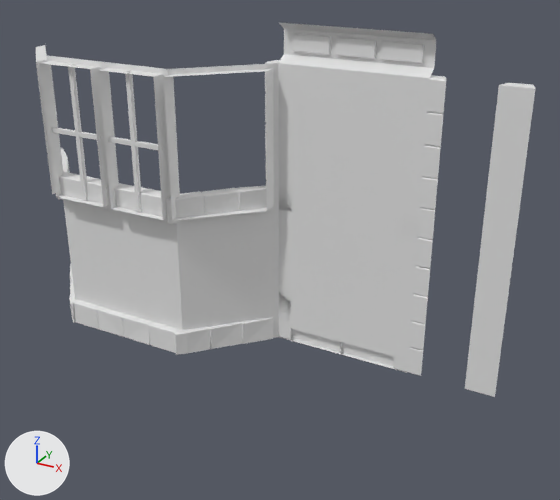
An edit to the Blender file Assets/Resources/Models/Environment/Castle_Modular_Set01.blend, drawn before and after from the same camera.
Camera for both pictures: a 50 mm camera at (3.84, -11.76, 5.79) aimed at (-0.96, -3.03, 1.43). Every picture has the same lights, and +X, +Y and +Z are marked at lower left.

In view in the first picture: 'Cube', 'Cube.001', 'Pillar_Wall', 'Pillar_Wall.001', 'Pillar_Wall.002', 'Wall_Castle_Bottom', 'Wall_Castle_Extentension', 'Wall_Castle_Extentension.001'.
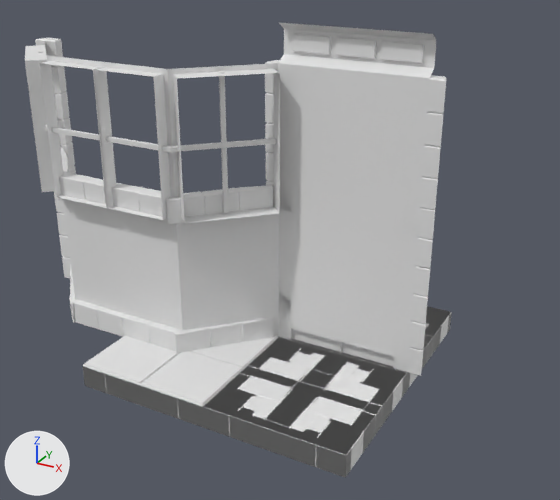
Patch to the scene script:
```diff
--- a/Assets/Resources/Models/Environment/Castle_Modular_Set01.blend.py
+++ b/Assets/Resources/Models/Environment/Castle_Modular_Set01.blend.py
@@ me_cube_006 @@
 me_cube_006.from_pydata(...)  # 168 vertices, 168 faces; spans x -2.0..0.0, y -0.2..1.0, z -0.01..2.0
 # verts and faces of me_cube_006; kept vertices keep their numbers, new ones are numbered from 168
+# me_cube_006 part 1: the loose piece of 8 vertices spanning x -0.5..-0.44, y -0.13..-0.07, z 0.08..1.95 is turned 45 degrees about the z axis through its middle, then moved by (-1.05, 0.51, 0.0)
+# me_cube_006 part 2
+delete_faces([(160, 162, 166, 164)])
+for i in [137, 138, 145, 146]: verts[i] += (0.05, 0.0, 0.0)
+for i in [*range(148, 152)]: verts[i] += (-0.2, 0.0, 0.0)
+for i in [161, 163, 165, 167]: verts[i] += (0.04, 0.0, 0.0)
+verts[168] = (-2.01, 0.91, 1.05)
+verts[169] = (-2.05, 0.87, 1.05)
+verts[170] = (-2.01, 0.91, 0.98)
+verts[171] = (-2.05, 0.87, 0.98)
+for new, old in zip([*range(172, 176)], [*range(168, 172)]): verts[new] = verts[old] + (0.99, -0.99, 0.0)
+faces += [(162, 166, 174, 172), (169, 171, 175, 173), (160, 162, 172, 173), (164, 175, 174, 166), (160, 173, 175, 164), (168, 170, 171, 169)]
+faces += [(168, 172, 174, 170), (170, 174, 175, 171), (168, 169, 173, 172)]
@@ ob_ground_tile @@
 ob_ground_tile = bpy.data.objects.new('Ground_Tile', me_plane)
-ob_ground_tile.location = (-9.0, -9.0, 0.0)
+ob_ground_tile.location = (-2.0, -2.0, 0.0)
 _m = ob_ground_tile.modifiers.new('Mirror', 'MIRROR')
 _m.use_axis = (True, True, False)
-_m = ob_ground_tile.modifiers.new('Array', 'ARRAY')
-_m.count = 10
+_m = ob_ground_tile.modifiers.new('Array.001', 'ARRAY')
 _m.constant_offset_displace = (0.0, 0.0, 0.0)
-_m = ob_ground_tile.modifiers.new('Array.001', 'ARRAY')
-_m.count = 10
-_m.constant_offset_displace = (0.0, 0.0, 0.0)
-_m.relative_offset_displace = (0.0, 1.0, 0.0)
-ob_ground_tile.hide_set(True)
+_m.relative_offset_displace = (0.0, -1.0, 0.0)
@@ ob_pillar_wall_001 @@
-ob_pillar_wall_001 = bpy.data.objects.new('Pillar_Wall.001', me_cube_003)
@@ ob_pillar_wall_003 @@
 _m = ob_pillar_wall_003.modifiers.new('Array', 'ARRAY')
 _m.relative_offset_displace = (0.0, 0.0, 1.0)
-ob_pillar_wall_003.hide_set(True)
@@ ob_ground_castle_bricks @@
+ob_ground_castle_bricks = bpy.data.objects.new('Ground_Castle_Bricks', me_plane_005)  # 284 vertices, 236 faces; spans x -1.0..1.0, y -1.0..1.0, z -0.32..0.01; modifiers MIRROR, ARRAY, ARRAY
+ob_ground_castle_bricks.location = (0.0, -2.0, 0.0)
```

Where the change shows, as pixel boxes (x1, y1, x2, y2) in the pictures (560 x 500 px; the box of a moved part takes in the faces that stretch with it):
'Cube.001', reshaped
    before: (36, 45, 279, 224)
    after: (25, 45, 280, 224)
'Ground_Castle_Bricks', added
    after: (83, 306, 452, 478)
'Pillar_Wall.001', deleted
    before: (465, 83, 535, 397)
'Ground_Tile', shown
    after: (83, 336, 278, 407)
'Pillar_Wall.003', shown
    after: (35, 38, 76, 279)
part 1 of me_cube_006, moved or reshaped
    before: (68, 63, 141, 212)
    after: (38, 51, 229, 213)
part 2 of me_cube_006, built on
    before: (36, 45, 274, 221)
    after: (25, 45, 280, 223)
